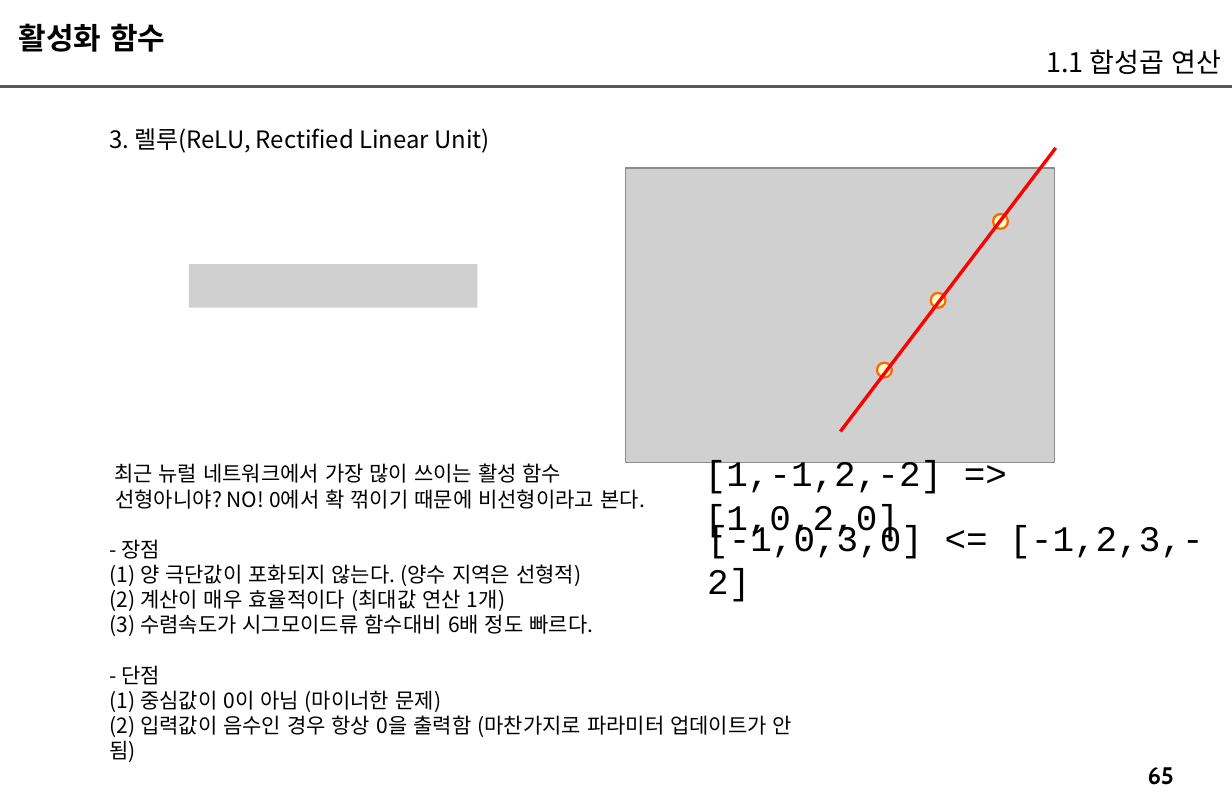
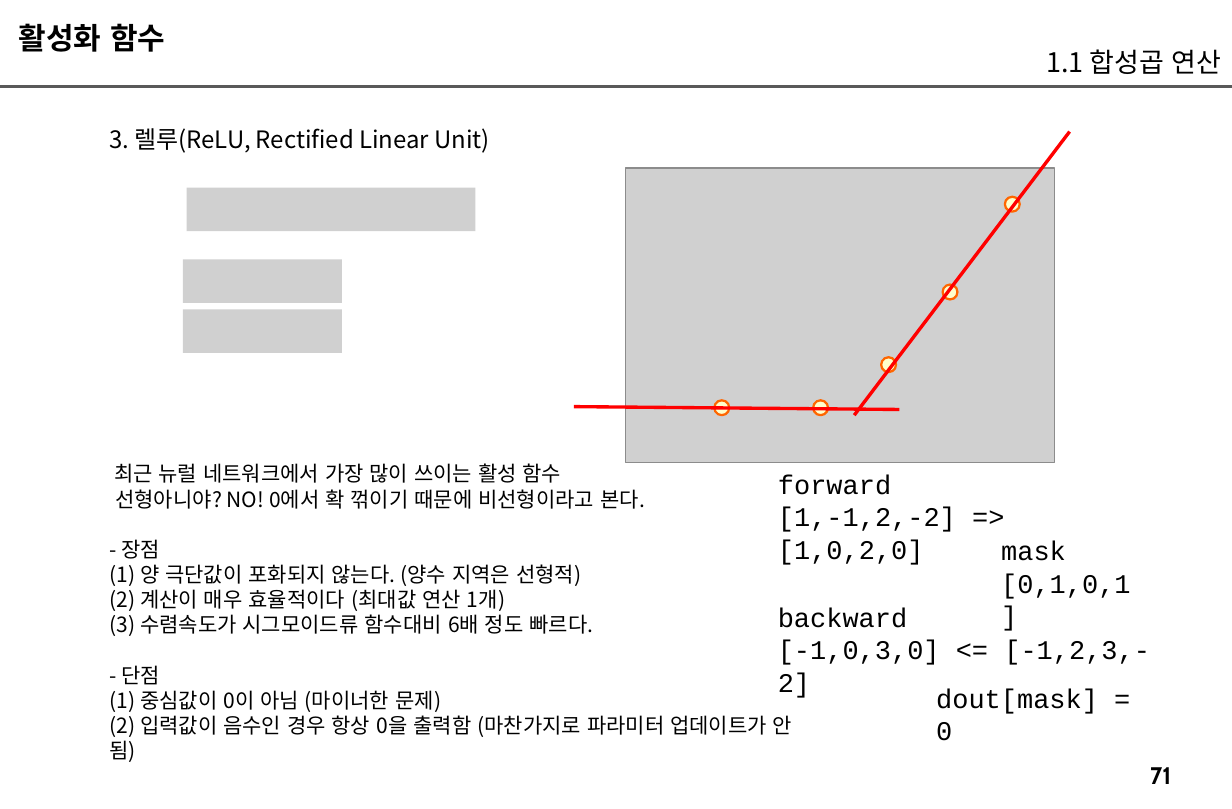
Before and after one commit to imguru-mooc/AI_CNN, a slide deck: slide 71 of CNN_판서.pptx (slide 65 before the commit). Drawn at 1232x809 pixels with LibreOffice and Linux fonts; fonts in the diff are those of the drawing; grey boxes stand for pictures. Boxes give left, top, right and bottom in pixels: in the first picture for what was removed or moved away, otherwise in the second. Text is boxed around its words. In the diff, an @@ line names an element or a change of style, - is before the commit and + after.

```diff
--- a/CNN_판서.pptx
+++ b/CNN_판서.pptx
@@ line moved from (1055, 148) - (840, 432) to (1069, 132) - (854, 415) @@
@@ picture added at (x1=187, y1=188, x2=476, y2=231) @@
@@ ellipse moved from (x1=993, y1=214, x2=1008, y2=229) to (x1=1004, y1=196, x2=1019, y2=211) @@
@@ picture added at (x1=183, y1=260, x2=342, y2=303) @@
@@ picture removed at (x1=189, y1=264, x2=478, y2=307) @@
@@ ellipse moved from (x1=931, y1=293, x2=946, y2=309) to (x1=943, y1=285, x2=958, y2=300) @@
@@ picture added at (x1=183, y1=310, x2=342, y2=353) @@
@@ ellipse moved from (x1=877, y1=362, x2=892, y2=378) to (x1=881, y1=357, x2=896, y2=372) @@
@@ line added from (900, 410) to (574, 407), #FF0000 2.25 pt @@
@@ ellipse added at (x1=714, y1=400, x2=729, y2=415), fill #FFFFCC, outline #FF6600 1.5 pt @@
@@ ellipse added at (x1=813, y1=400, x2=829, y2=415), fill #FFFFCC, outline #FF6600 1.5 pt @@
@@ text "forward" moved from (x1=705, y1=461, x2=942, y2=540) to (x1=778, y1=475, x2=956, y2=565) @@
@@ text at (x1=778, y1=475, x2=891, y2=495): paragraph added @@
+forward
@@ text at (x1=778, y1=507, x2=956, y2=565): size 24 to 18 pt in "[1,-1,2,-2] => [1,0,2,0]" @@
@@ text added at (x1=1001, y1=541, x2=1130, y2=599), 18 pt, text #000000 @@
+mask
+[0,1,0,1]
@@ text "backward" moved from (x1=707, y1=525, x2=1203, y2=602) to (x1=778, y1=608, x2=1150, y2=698) @@
@@ text at (x1=778, y1=608, x2=907, y2=628): paragraph added @@
+backward
@@ text at (x1=778, y1=640, x2=1150, y2=698): size 24 to 18 pt in "[-1,0,3,0] <= [-1,2,3,-2]" @@
@@ text added at (x1=936, y1=689, x2=1098, y2=741), 18 pt, text #000000 @@
+dout[mask] = 0
@@ page number at (x1=1150, y1=767, x2=1171, y2=784): text changed @@
-65
+71
```
Also in this commit, not shown: 38 other slides changed, 98 slides added, 2 slides removed, 2 other files.
